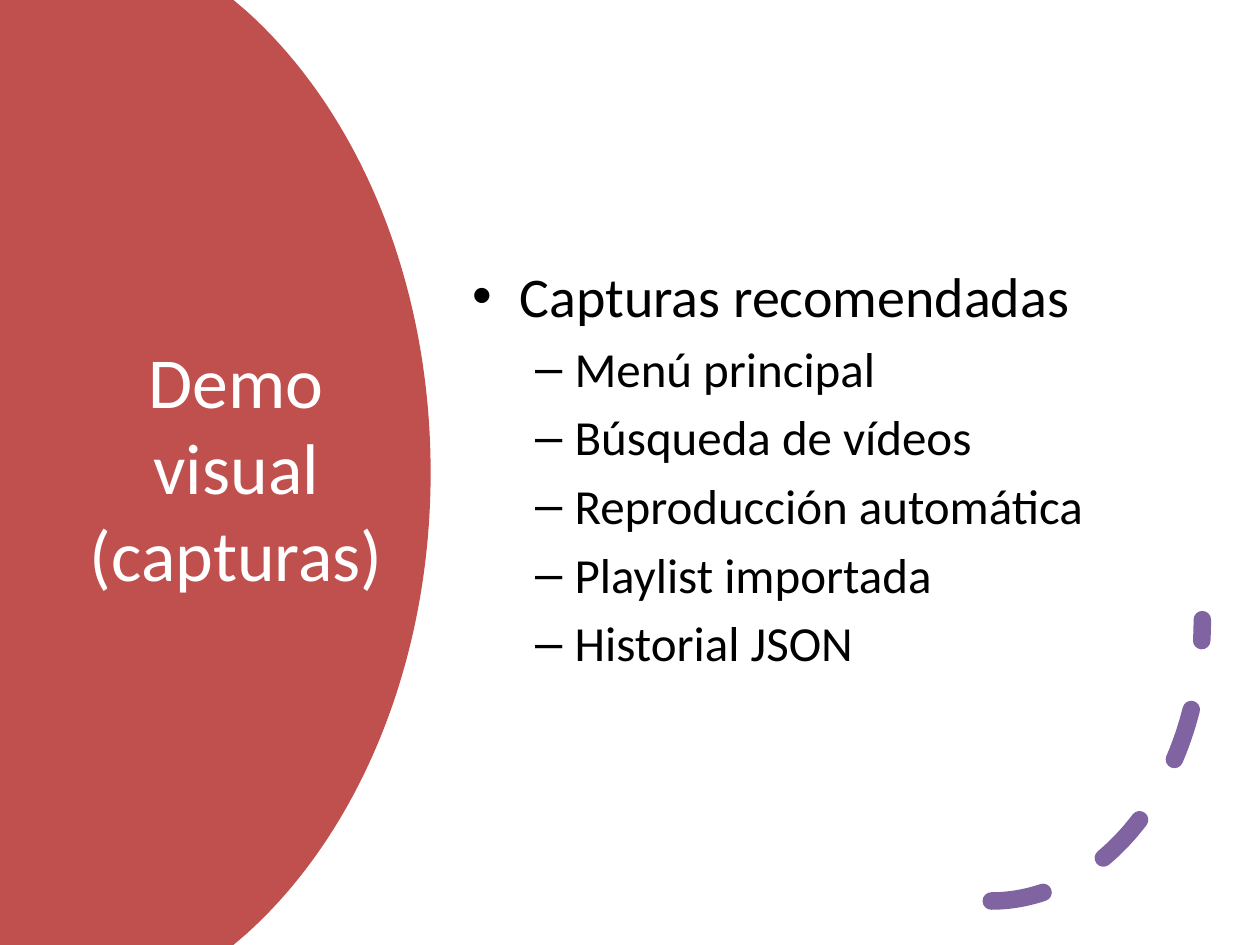
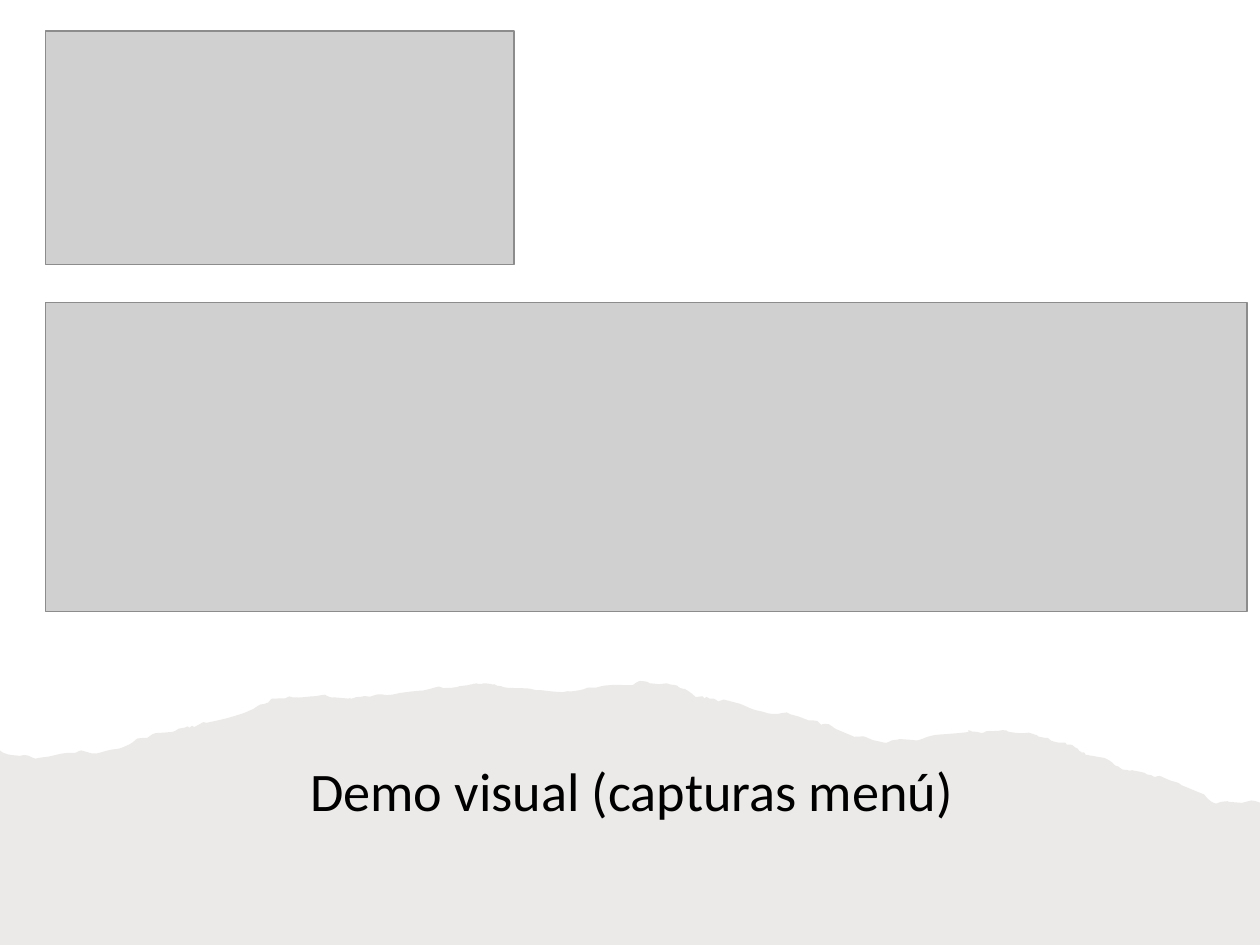
Before and after one commit to HacheGeGit/YoutubeManager, a slide deck: slide 6 of YouTubeManager_Presentation.pptx (slide 5 before the commit). Drawn at 1260x945 pixels with LibreOffice and Linux fonts; fonts in the diff are those of the drawing; grey boxes stand for pictures. Boxes give left, top, right and bottom in pixels: in the first picture for what was removed or moved away, otherwise in the second. Text is boxed around its words. In the diff, an @@ line names an element or a change of style, - is before the commit and + after.

```diff
--- a/YouTubeManager_Presentation.pptx
+++ b/YouTubeManager_Presentation.pptx
@@ freeform shape removed at (0,0,431,945) @@
@@ picture added at (45,32,514,265) @@
@@ text removed at (519,278,1083,662) @@
-• Capturas recomendadas
-  – Menú principal
-  – Búsqueda de vídeos
-  – Reproducción automática
-  – Playlist importada
-  – Historial JSON
@@ picture added at (45,302,1247,612) @@
@@ arc (boxed as its full ellipse) removed at (780,339,1202,902) @@
@@ freeform shape added at (0,680,1260,945), fill #82766A at 15% opacity @@
@@ title "Demo visual (capturas menú)" at (310,771,953,820): vertical alignment middle to bottom @@
@@ title at (310,771,953,820): text changed; size 41 to 31 pt; text colour #FFFFFF to #000000 @@
-Demo visual (capturas)
+Demo visual (capturas menú)
```
Also in this commit, not shown: 1 other slide changed, 3 slides added.
